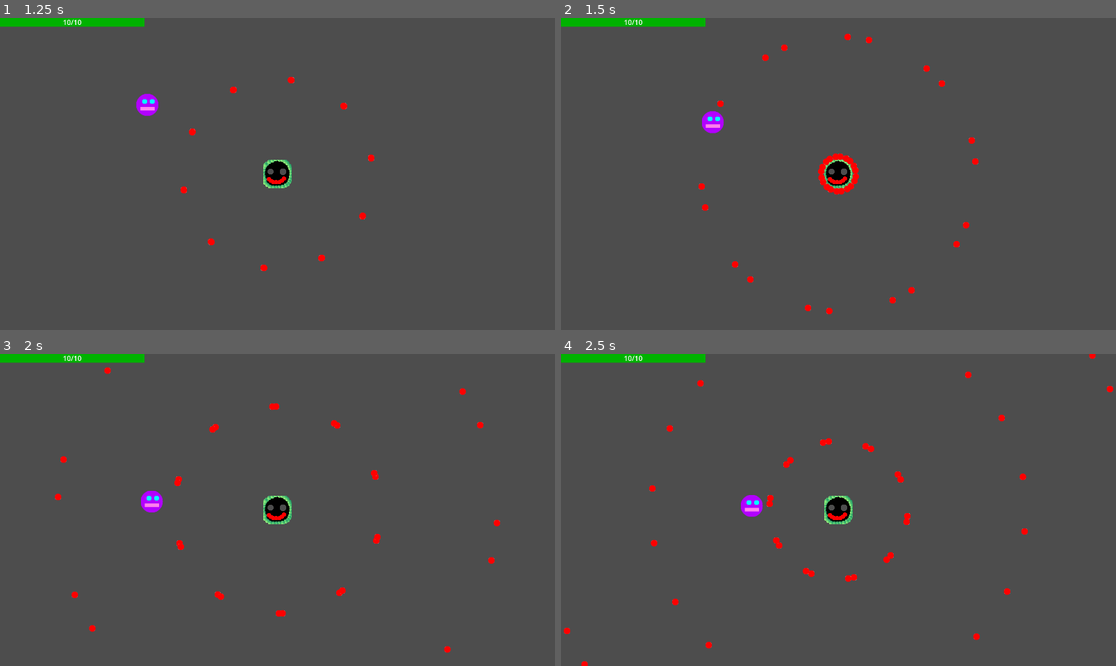
Above: before the commit, frames 1-4 (two rows, left to right).
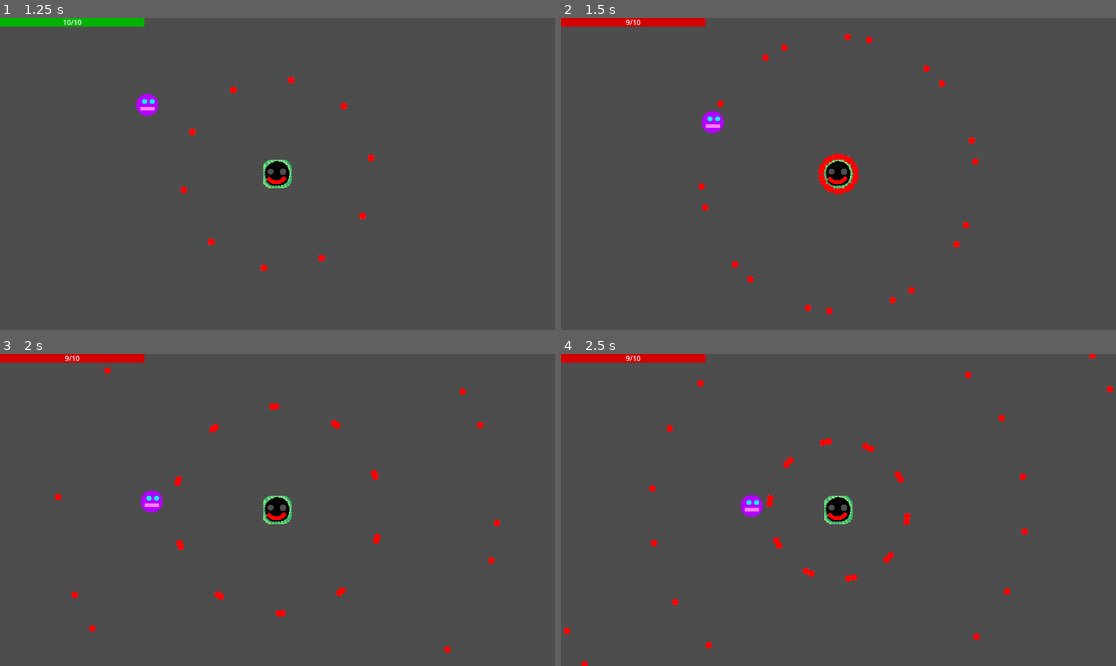
Above: after the commit, the same moments.

Repository: Antoine-Lagache/GameJam_2025
Game: Godot game, scene res://scene/main.tscn
The game is run twice, just before and just after one commit, with the same random seed, the same clock (stepped at 60 frames per second) and the same inputs.
Inputs:
- Up to frame 1 (1.25 s): tap Enter at 0.5 s; hold Right (right) from 0.53 s (still down)
- Up to frame 2 (1.5 s): release Right (right) at 1.28 s; hold Down (down) from 1.28 s (still down)
- Up to frame 3 (2 s): keep holding Down (down)
- Up to frame 4 (2.5 s): release Down (down) at 2.03 s; hold Right (right) from 2.03 s (still down)

Frame 1 is identical in both runs. In frame 2, 0.8% of the frame differs, in the area x 0-27%, y 0-34%; in frame 3, 0.8%, in the area x 0-27%, y 0-35%; in frame 4, 0.8%.

Commit message:
les collisions marche (c'était chiant)

Diff:
--- a/gamejame/scene/bullet.tscn
+++ b/gamejame/scene/bullet.tscn
@@ -13,7 +13,9 @@
 position = Vector2(-1, 0)
 texture = ExtResource("1_qwydi")
 
-[node name="RigidBody2D" type="RigidBody2D" parent="."]
+[node name="Area2D" type="Area2D" parent="."]
 
-[node name="CollisionShape2D" type="CollisionShape2D" parent="RigidBody2D"]
-shape = SubResource("CircleShape2D_qwydi")
+[node name="CollisionShape2D" type="CollisionShape2D" parent="Area2D"]
+shape = SubResource("CircleShape2D_xw300")
+
+[connection signal="body_entered" from="Area2D" to="." method="_on_area_2d_body_entered"]
--- a/gamejame/scene/mechant.tscn
+++ b/gamejame/scene/mechant.tscn
@@ -12,9 +12,9 @@
 [node name="Sprite2D" type="Sprite2D" parent="."]
 texture = ExtResource("1_to7ja")
 
-[node name="RigidBody2D" type="RigidBody2D" parent="."]
+[node name="Area2D" type="Area2D" parent="."]
 
-[node name="CollisionShape2D" type="CollisionShape2D" parent="RigidBody2D"]
+[node name="CollisionShape2D" type="CollisionShape2D" parent="Area2D"]
 position = Vector2(0, 1)
 shape = SubResource("CircleShape2D_7bvp0")
 
@@ -22,4 +22,5 @@
 wait_time = 0.7
 autostart = true
 
+[connection signal="body_entered" from="Area2D" to="." method="_on_area_2d_body_entered"]
 [connection signal="timeout" from="Timer" to="." method="_on_timer_timeout"]
--- a/gamejame/script/bullet.gd
+++ b/gamejame/script/bullet.gd
@@ -4,10 +4,10 @@
 var direction : float = 0.0
 var angular_velocity : float = 0.0
 
-
+signal hit_player
 
 func _ready():
-	pass
+	connect("body_entered", _on_area_2d_body_entered)
 
 func _physics_process(delta: float) -> void:
 	var direction_vector = Vector2(cos(direction),sin(direction))
@@ -20,3 +20,11 @@
 	var screen = DisplayServer.screen_get_size()
 	if (global_position.x < -10 or global_position.x > 10 + screen.x or global_position.y < -10 or global_position.y > 10 + screen.y):
 		queue_free()
+
+
+
+func _on_area_2d_body_entered(body: Node2D) -> void:
+	if body.is_in_group("player"):
+		print("a")
+		emit_signal("hit_player", body)
+		queue_free()
--- a/gamejame/script/main.gd
+++ b/gamejame/script/main.gd
@@ -5,7 +5,9 @@
 
 
 func _ready():
-	var bbeg = mechant.instantiate()
-	var hero = player.instantiate()
+	var bbeg:Node = mechant.instantiate()
+	var hero:Node = player.instantiate()
+	bbeg.add_to_group("mechant")
+	hero.add_to_group("player")
 	add_child(bbeg)
 	add_child(hero)
--- a/gamejame/script/mechant.gd
+++ b/gamejame/script/mechant.gd
@@ -2,7 +2,7 @@
 
 
 @onready var bullet = load("res://scene/bullet.tscn")
-
+signal hit_player
 
 func _ready():
 	var screen = DisplayServer.screen_get_size()
@@ -15,14 +15,25 @@
 func _on_timer_timeout() -> void:
 	var angle = randf_range(0, 2 * PI)
 	for i in range(10):
-		var new_bullet = bullet.instantiate()
+		var new_bullet:Node = bullet.instantiate()
+		new_bullet.add_to_group("bullet")
+		new_bullet.connect("hit_player", on_hit_player)
 		new_bullet.speed = 600
 		new_bullet.direction =  2 * PI / 10 * i + angle
 		new_bullet.angular_velocity = 0.01
 		add_child(new_bullet)
 	for i in range(10):
-		var new_bullet = bullet.instantiate()
+		var new_bullet:Node = bullet.instantiate()
+		new_bullet.add_to_group("bullet")
+		new_bullet.connect("hit_player", on_hit_player)
 		new_bullet.speed = 600
 		new_bullet.direction =  2 * PI / 10 * (i + 0.5) + angle
 		new_bullet.angular_velocity = - 0.01
 		add_child(new_bullet)
+
+func on_hit_player(body):
+	body.loose_pv()
+
+func _on_area_2d_body_entered(body: Node2D) -> void:
+	if body.is_in_group("player"):
+		body.loose_pv()
--- a/gamejame/script/player.gd
+++ b/gamejame/script/player.gd
@@ -10,7 +10,6 @@
 	$CanvasLayer/Health_bar.health += -1
 
 func _ready() -> void:
-	print(get_class())
 	position = start_position
 
 func _physics_process(_delta: float) -> void:
@@ -29,11 +28,5 @@
 		position.y = screen_size.y-size_player.y
 		velocity.y = -abs(-velocity.y)
 	velocity = direction*SPEED
-	for i in get_slide_collision_count():
-		var collision:Node = get_slide_collision(i).get_collider()
-		if collision.get_tree().root.name == "mechant":
-			loose_pv()
-
-
 
 	move_and_slide()
Not shown: 1 places in gamejame/scene/bullet.tscn that only renumber resources
